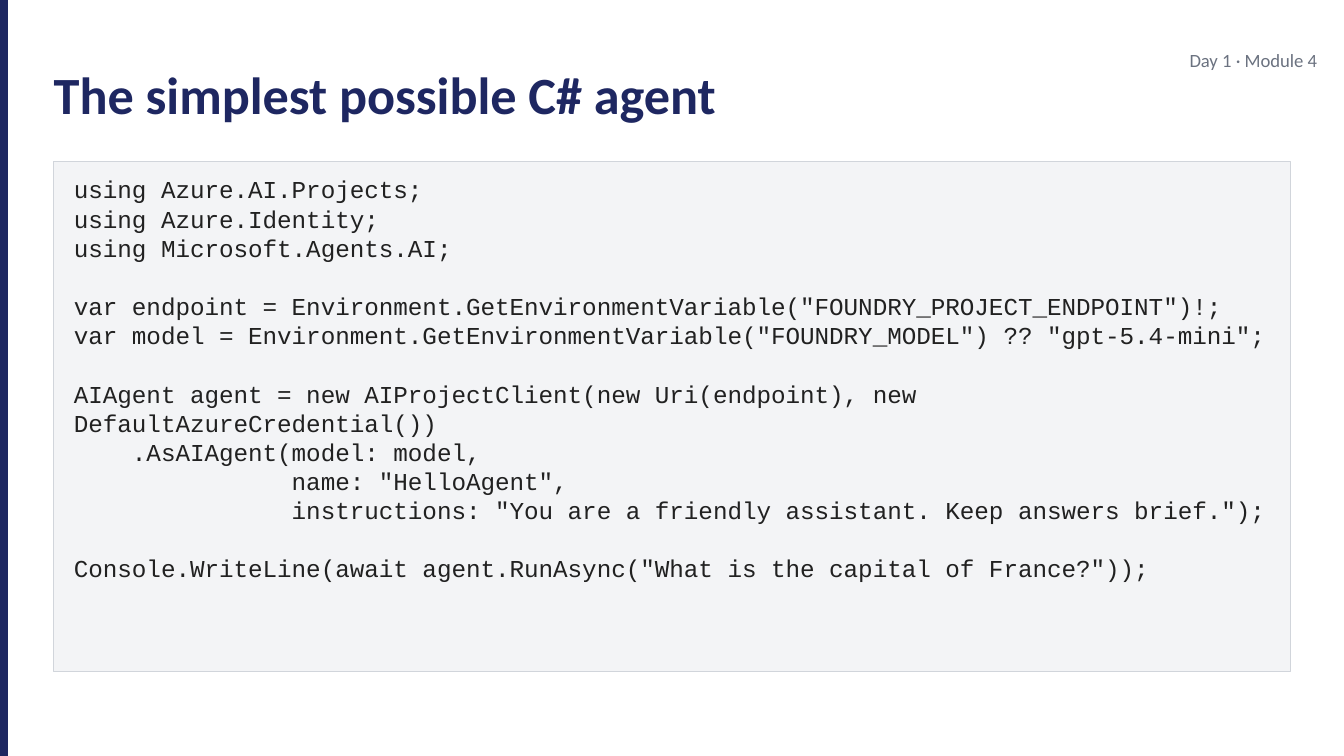
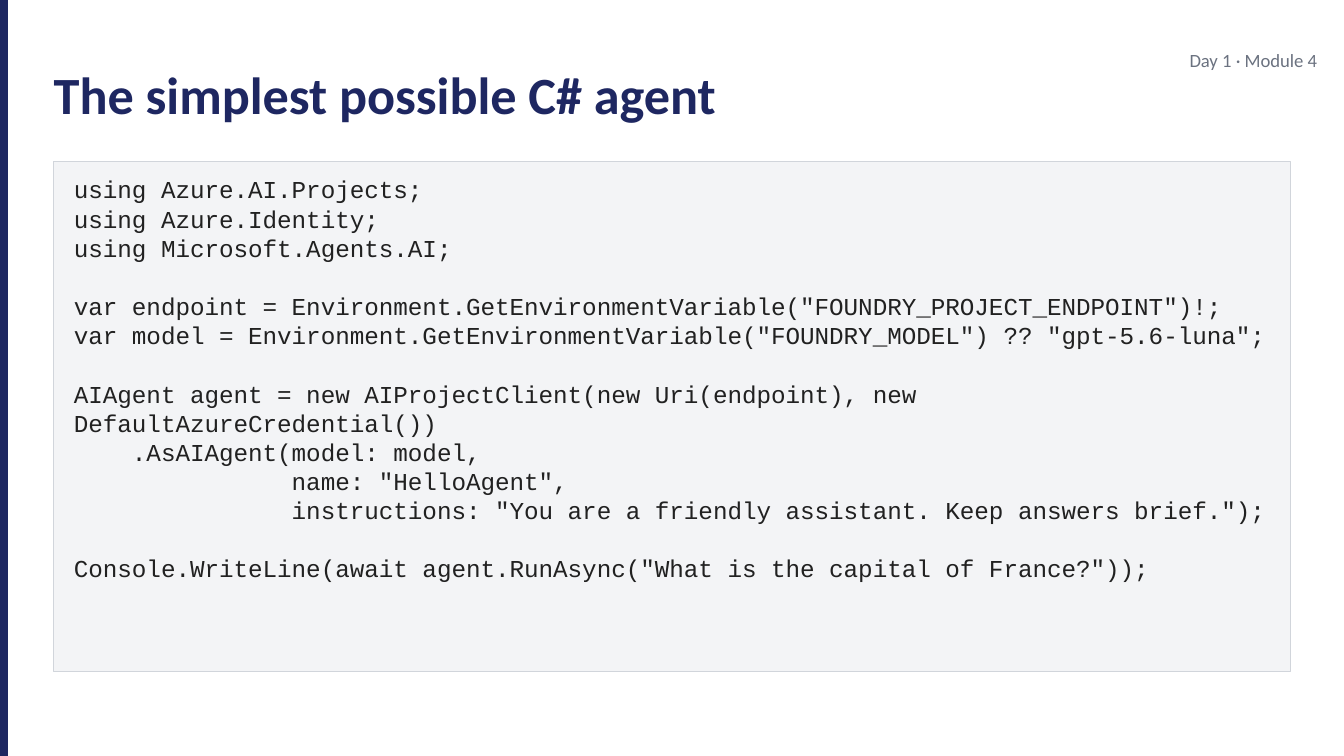
Before and after one commit to JimPiquant/Building-AI-Apps-and-Agents, a slide deck: slide 5 of decks/day1/module-4-maf-101.pptx. Drawn at 1344x756 pixels with LibreOffice and Linux fonts; fonts in the diff are those of the drawing. Boxes give left, top, right and bottom in pixels: in the first picture for what was removed or moved away, otherwise in the second. Text is boxed around its words. In the diff, an @@ line names an element or a change of style, - is before the commit and + after.

```diff
--- a/decks/day1/module-4-maf-101.pptx
+++ b/decks/day1/module-4-maf-101.pptx
@@ text at <box>74,327,1265,349</box>: text changed @@
-var model = Environment.GetEnvironmentVariable("FOUNDRY_MODEL") ?? "gpt-5.4-mini";
+var model = Environment.GetEnvironmentVariable("FOUNDRY_MODEL") ?? "gpt-5.6-luna";
```
Also in this commit, not shown: 38 other files.
